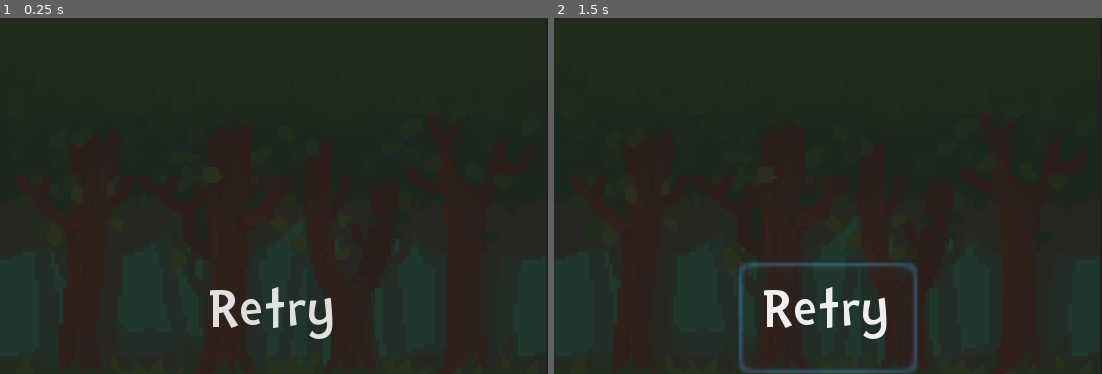
Above: before the commit, frames 1-2 (left to right).
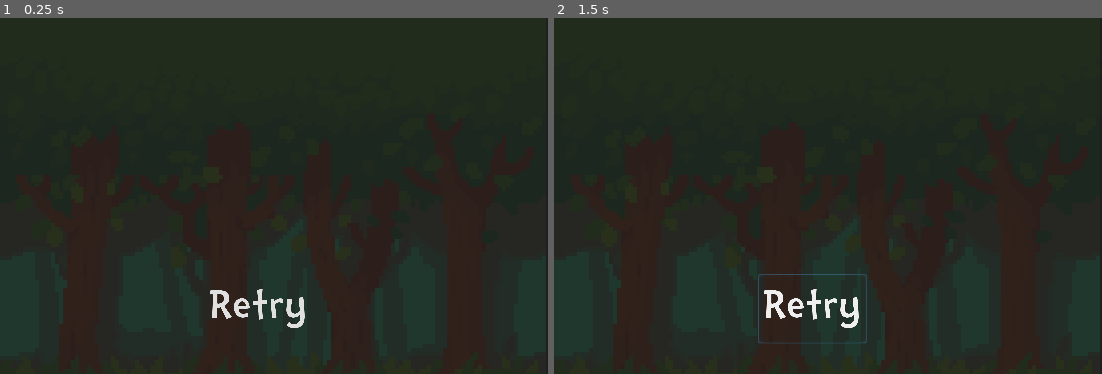
Above: after the commit, the same moments.

Repository: godotcon18jam/DashMaster
Game: Godot game, scene res://scenes/game_over.tscn
The game is run twice, just before and just after one commit, with the same random seed, the same clock (stepped at 60 frames per second) and the same inputs. This scene is started directly instead of the project's main scene.
Inputs:
- Up to frame 1 (0.25 s): no input
- Up to frame 2 (1.5 s): click "Retry" at 0.5 s; click "Retry" at 1.25 s

The runs differ from the first frame. In frame 1, 1.1% of the frame differs, in the area x 38-61%, y 75-91%; in frame 2, 2.5%, in the area x 33-67%, y 68-100%.

Commit message:
fixed the fonts

Diff:
--- a/scenes/game_over.tscn
+++ b/scenes/game_over.tscn
@@ -6,7 +6,7 @@
 
 [sub_resource type="DynamicFont" id=1]
 
-size = 12
+size = 62
 use_mipmaps = false
 use_filter = false
 font_data = ExtResource( 3 )
@@ -14,13 +14,13 @@
 
 [sub_resource type="DynamicFont" id=2]
 
-size = 16
-use_mipmaps = false
-use_filter = false
+size = 62
+use_mipmaps = true
+use_filter = true
 font_data = ExtResource( 3 )
 _sections_unfolded = [ "Font", "Settings" ]
 
-[node name="game_over" type="CanvasLayer"]
+[node name="game_over" type="CanvasLayer" index="0"]
 
 layer = 1
 offset = Vector2( 0, 0 )
@@ -58,8 +58,9 @@
 anchor_bottom = 0.0
 margin_left = -22.5
 margin_top = 20.0
-margin_right = 22.5
-margin_bottom = 14.0
+margin_right = 168.5
+margin_bottom = 101.0
+rect_scale = Vector2( 0.2, 0.2 )
 rect_pivot_offset = Vector2( 0, 0 )
 mouse_filter = 2
 mouse_default_cursor_shape = 0
@@ -72,7 +73,7 @@
 percent_visible = 1.0
 lines_skipped = 0
 max_lines_visible = -1
-_sections_unfolded = [ "custom_fonts" ]
+_sections_unfolded = [ "Rect", "custom_fonts" ]
 
 [node name="retry" type="Button" parent="." index="3"]
 
@@ -80,9 +81,11 @@
 anchor_top = 1.0
 anchor_right = 0.5
 anchor_bottom = 1.0
-margin_left = -22.5
-margin_top = -28.0
-margin_right = 22.5
+margin_left = -17.5
+margin_top = -25.0
+margin_right = 118.5
+margin_bottom = 62.0
+rect_scale = Vector2( 0.2, 0.2 )
 rect_pivot_offset = Vector2( 0, 0 )
 focus_mode = 2
 mouse_filter = 0
@@ -97,4 +100,4 @@
 text = "Retry"
 flat = true
 align = 1
-_sections_unfolded = [ "custom_fonts" ]
+_sections_unfolded = [ "Rect", "Theme", "custom_fonts" ]
--- a/start.tscn
+++ b/start.tscn
@@ -6,7 +6,7 @@
 
 [sub_resource type="DynamicFont" id=1]
 
-size = 16
+size = 88
 use_mipmaps = true
 use_filter = true
 font_data = ExtResource( 2 )
@@ -14,13 +14,13 @@
 
 [sub_resource type="DynamicFont" id=2]
 
-size = 16
-use_mipmaps = false
-use_filter = false
+size = 64
+use_mipmaps = true
+use_filter = true
 font_data = ExtResource( 3 )
-_sections_unfolded = [ "Resource" ]
+_sections_unfolded = [ "Extra Spacing", "Font", "Resource", "Settings" ]
 
-[node name="CanvasLayer" type="CanvasLayer" index="0"]
+[node name="CanvasLayer" type="CanvasLayer"]
 
 layer = 1
 offset = Vector2( 0, 0 )
@@ -55,10 +55,11 @@
 anchor_top = 0.0
 anchor_right = 0.5
 anchor_bottom = 0.0
-margin_left = -40.5
-margin_top = 20.0
-margin_right = 40.5
-margin_bottom = 16.0
+margin_left = -46.5
+margin_top = 17.0
+margin_right = 411.5
+margin_bottom = 105.0
+rect_scale = Vector2( 0.2, 0.2 )
 rect_pivot_offset = Vector2( 0, 0 )
 mouse_filter = 2
 mouse_default_cursor_shape = 0
@@ -69,18 +70,19 @@
 percent_visible = 1.0
 lines_skipped = 0
 max_lines_visible = -1
-_sections_unfolded = [ "Anchor", "Margin", "custom_fonts" ]
+_sections_unfolded = [ "Anchor", "Focus", "Grow Direction", "Hint", "Margin", "Mouse", "Rect", "Size Flags", "Theme", "custom_fonts", "custom_styles" ]
 
 [node name="Button" type="Button" parent="." index="3"]
 
 anchor_left = 0.5
-anchor_top = 1.0
+anchor_top = 0.5
 anchor_right = 0.5
-anchor_bottom = 1.0
-margin_left = -28.5
-margin_top = -37.0
-margin_right = 28.5
-margin_bottom = -9.0
+anchor_bottom = 0.5
+margin_left = -14.5
+margin_top = 15.5
+margin_right = 112.5
+margin_bottom = 104.5
+rect_scale = Vector2( 0.2, 0.2 )
 rect_pivot_offset = Vector2( 0, 0 )
 focus_mode = 2
 mouse_filter = 0
@@ -95,4 +97,18 @@
 text = "Start"
 flat = true
 align = 1
-_sections_unfolded = [ "custom_fonts" ]
+_sections_unfolded = [ "Rect", "custom_fonts" ]
+
+[node name="Control" type="Control" parent="." index="4"]
+
+anchor_left = 0.0
+anchor_top = 0.0
+anchor_right = 0.0
+anchor_bottom = 0.0
+margin_right = 40.0
+margin_bottom = 40.0
+rect_pivot_offset = Vector2( 0, 0 )
+mouse_filter = 0
+mouse_default_cursor_shape = 0
+size_flags_horizontal = 1
+size_flags_vertical = 1
